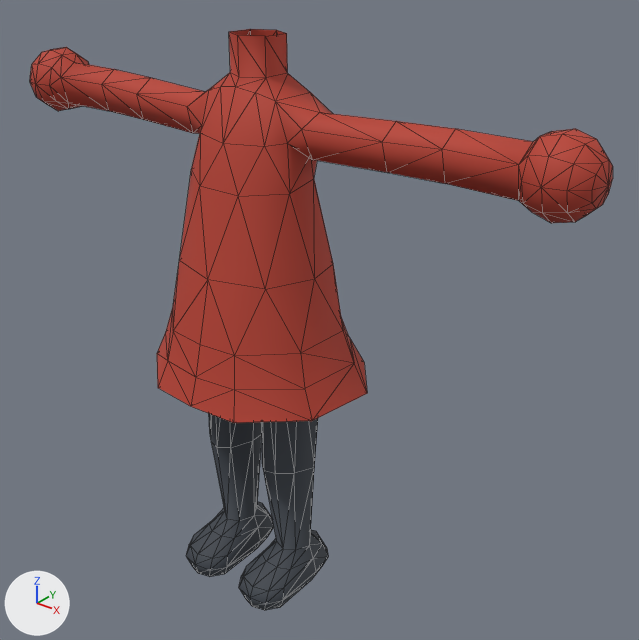
Renders of the glTF model html/models/body/Female1.gltf from each side of a commit.
One viewpoint serves both versions: a 50 mm camera at (1.183, -1.29, 1.489) aimed at (0.098, 0.066, 0.648). Arrows for +X, +Y and +Z are at lower left; the lights stay in place. Mesh edges are drawn as thin lines. Vertices at the same position are counted once.

The first picture shows 'シャツ.001_Mesh_0002.rip_mesh0000.011', 'ズボン.001_Mesh_0002.rip_mesh0000.001', 'ズボン.001_Mesh_0002.rip_mesh0000.010'.
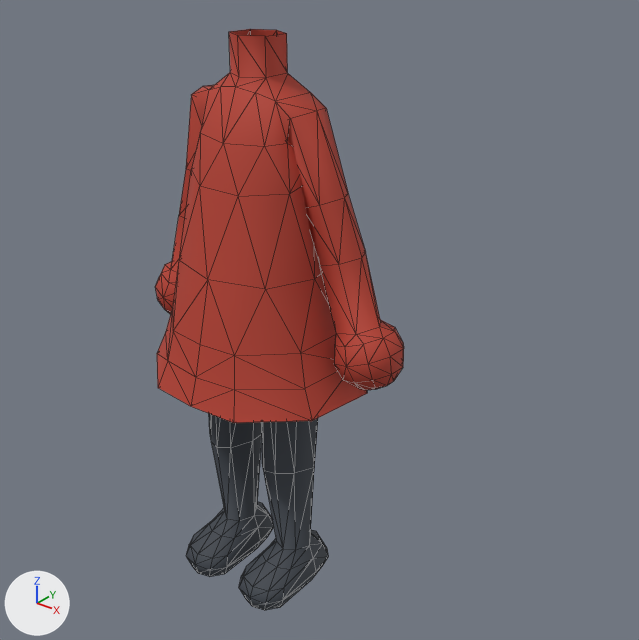
Location of each change, [x1, y1, x2, y2] in pixels of the pictures (639 x 640 px; the box of a moved part takes in the faces that stretch with it):
'シャツ.001_Mesh_0002.rip_mesh0000.011', reshaped (57% narrower)
    before: [30, 29, 613, 423]
    after: [155, 29, 404, 423]
part 1 of me_シャツ_001_mesh_0002_rip_mesh0000_011_mesh, moved or reshaped
    before: [30, 47, 209, 134]
    after: [155, 85, 214, 314]
part 2 of me_シャツ_001_mesh_0002_rip_mesh0000_011_mesh, moved or reshaped
    before: [275, 92, 613, 223]
    after: [275, 92, 404, 390]

Patch to the scene script:
```diff
--- a/html/models/body/Female1.gltf.py
+++ b/html/models/body/Female1.gltf.py
@@ me_シャツ_001_mesh_0002_rip_mesh0000_011_mesh @@
 me_シャツ_001_mesh_0002_rip_mesh0000_011_mesh.from_pydata(...)  # 210 vertices, 412 faces; spans x -0.71..0.713, y -0.235..0.183, z 0.535..1.249
 # used by ob_シャツ_001_mesh_0002_rip_mesh0000_011; location = (0.0, 0.0, 0.0)
+# me_シャツ_001_mesh_0002_rip_mesh0000_011_mesh part 1: all 65 vertices in x -0.71..-0.126, y -0.071..0.078, z 1.014..1.157 are turned -75 degrees about the y axis through their middle, then moved by (0.225, 0.0, -0.226)
+# me_シャツ_001_mesh_0002_rip_mesh0000_011_mesh part 2: all 64 vertices in x 0.151..0.713, y -0.071..0.078, z 1.014..1.157 are turned 70.5 degrees about the y axis through their middle, then moved by (-0.225, 0.0, -0.241)
 me_シャツ_001_mesh_0002_rip_mesh0000_011_mesh.materials.append(mat_material_002)
```
